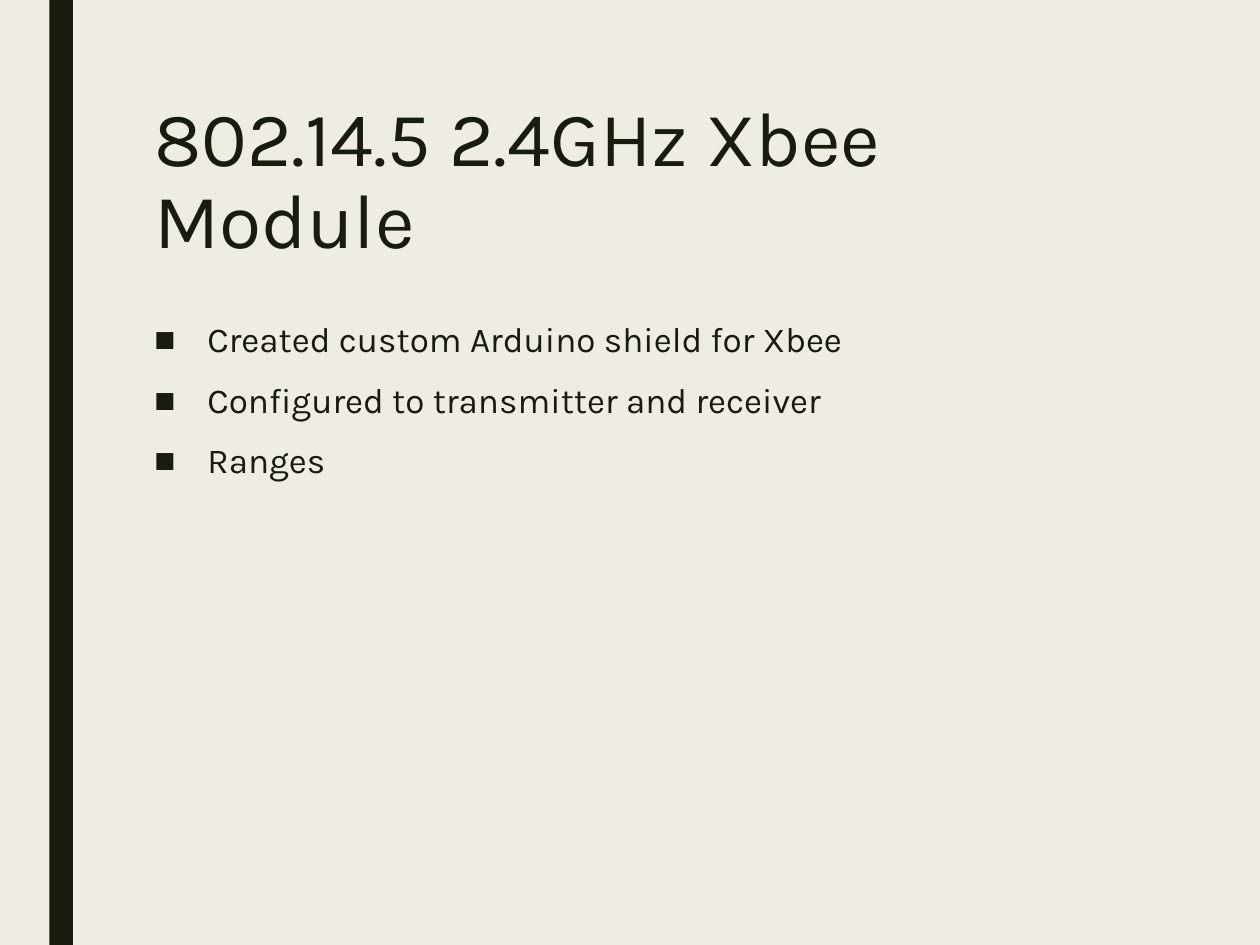
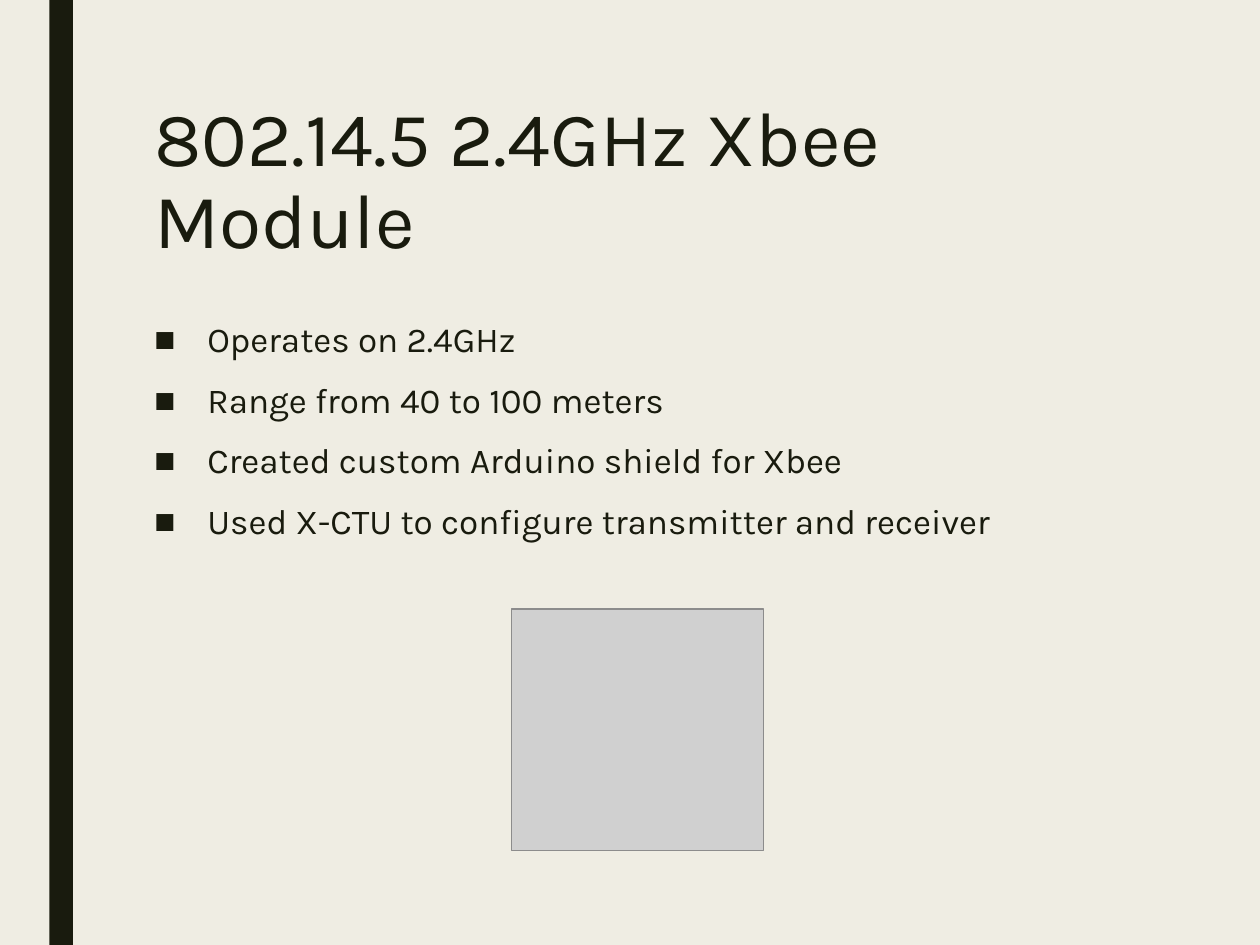
Before and after one commit to StormWulf/Mobile-Motion-Tracking-Robot-Arm, a slide deck: slide 9 of Documents/Presentation/Presentation_MobileMotionTrackingRobotArm.pptx. Drawn at 1260x945 pixels with LibreOffice and Linux fonts; fonts in the diff are those of the drawing; grey boxes stand for pictures. Boxes give left, top, right and bottom in pixels: in the first picture for what was removed or moved away, otherwise in the second. Text is boxed around its words. In the diff, an @@ line names an element or a change of style, - is before the commit and + after.

```diff
--- a/Documents/Presentation/Presentation_MobileMotionTrackingRobotArm.pptx
+++ b/Documents/Presentation/Presentation_MobileMotionTrackingRobotArm.pptx
@@ text at (207,329,664,422): paragraphs added @@
+■ Operates on 2.4GHz
+■ Range from 40 to 100 meters
@@ text at (207,510,989,543): text changed @@
-■ Configured to transmitter and receiver
-■ Ranges
+■ Used X-CTU to configure transmitter and receiver
@@ picture added at (512,609,764,850) @@
```
Also in this commit, not shown: 7 other slides changed, 1 slide added, 1 slide removed.
